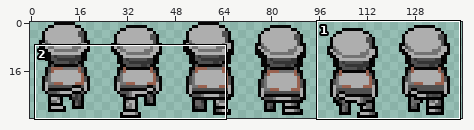
Two versions of one sprite sheet, diplom/Assets/CourseAssets/Textures/Sprites/Enemies/MudRock/MudrockMoveUp.png. The picture above shows the old version from afar; the outline marks the close-up.
Close-up. As it was:
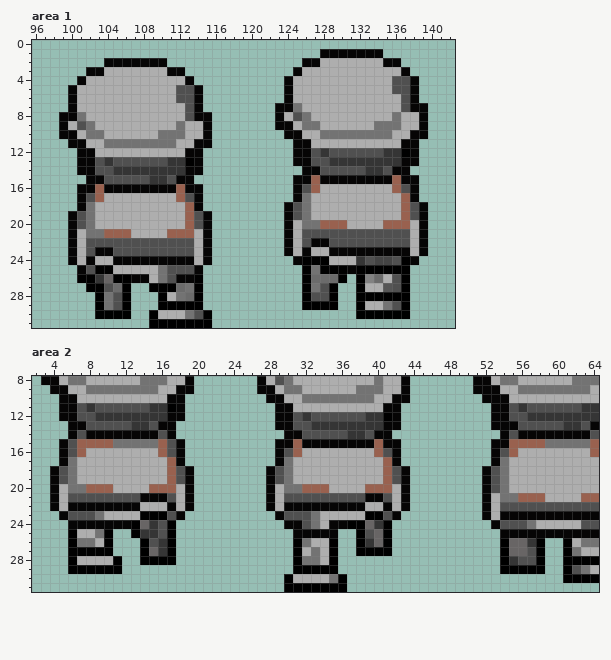
The file is 144x32 pixels. Colours within 5 levels of each other are drawn and written as one. Shown: area 1: x 96..142, y 0..31; area 2: x 2..64, y 8..31.
The same view after the edit:
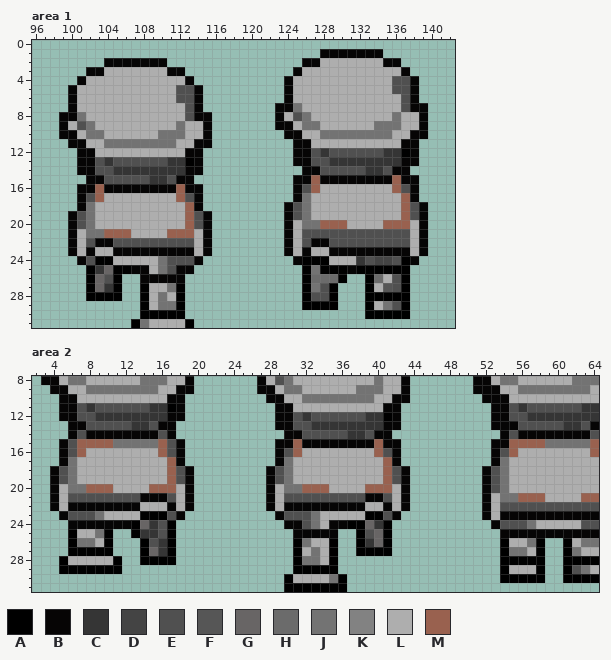
Palette (. is transparent): A #000000  B #060505  C #353535  D #444444  E #505050  F #565656  G #686565  H #6b6b6b  J #737373  K #828282  L #aeaeae  M #99614f
Log entry: +1 (тут почти срыв был)
From old to new:
Changed rows in their new state; - is an unchanged pixel.
Area 1:
first column x 100:
22 ---BB-----------------------------
23 --BLLBBBBBBBBB--------------------
24 .BEAALLLLLJEEEB.------------------
25 -.ACGAABB---BB.-------------------
26 -.-GE-..-BBB-..-----------------.A
27 ---GCA.-ALLJA..-----------------.A
28 --A-AA.-ALJ-A..-----------------.-
29 ---....-ALJJ-..-----------------.A
30 ---....-A-AAA...----------------.-
31 -------AJLLLL-..------------------
Area 2:
first column x 5:
26 --------------------------------------------------LLJ-
27 --------------------------------------------------JJL-
28 AL------------------------------------------------AAA-
29 A-------------------------------------------------LLL-
30 -------------------------------------------------AAAAA
Pixel boxes of the changes (left, top, right, bottom) in both close-ups:
changed: (68, 238, 212, 328)
changed: (356, 274, 374, 319)
changed: (500, 538, 545, 583)
changed: (59, 556, 77, 574)
